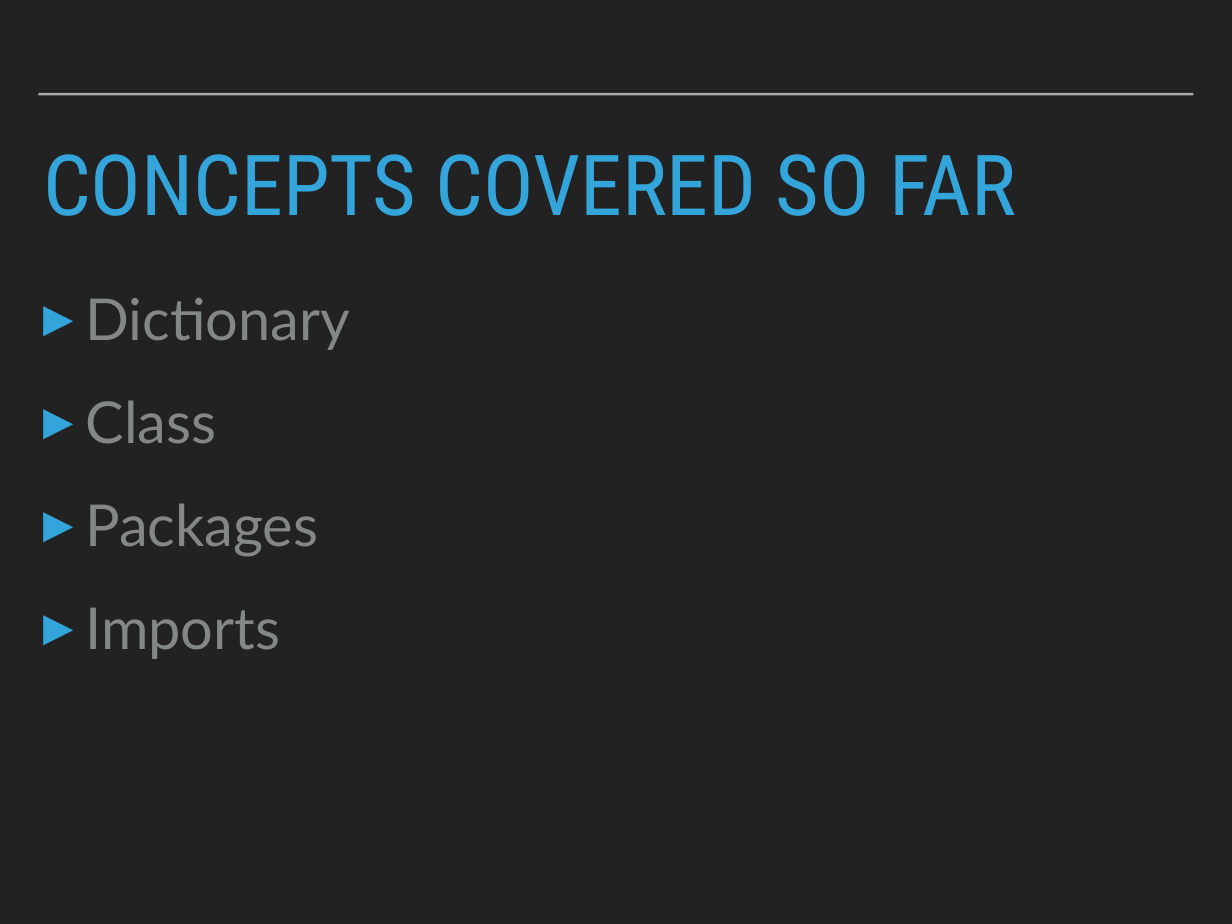
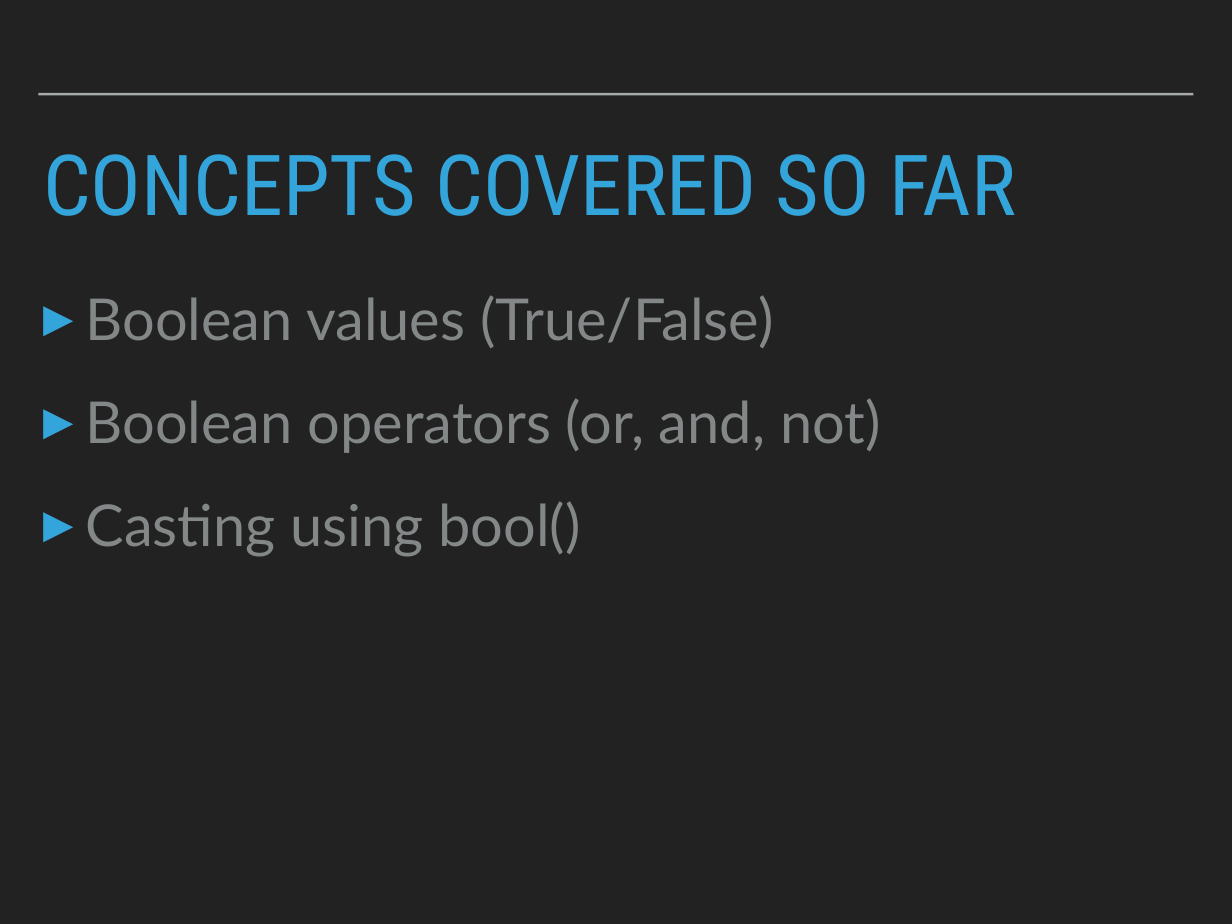
Before and after one commit to robcarrington/python-for-data-science, a slide deck: slide 32 of Session3/Session3_Slides.pptx (slide 70 before the commit). Drawn at 1232x924 pixels with LibreOffice and Linux fonts; fonts in the diff are those of the drawing. Boxes give left, top, right and bottom in pixels: in the first picture for what was removed or moved away, otherwise in the second. Text is boxed around its words. In the diff, an @@ line names an element or a change of style, - is before the commit and + after.

Commit message:
Updated slides

```diff
--- a/Session3/Session3_Slides.pptx
+++ b/Session3/Session3_Slides.pptx
@@ text at bbox=[85, 295, 881, 556]: text changed @@
-▸ Dictionary
-▸ Class
-▸ Packages
-▸ Imports
+▸ Boolean values (True/False)
+▸ Boolean operators (or, and, not)
+▸ Casting using bool()
```
Also in this commit, not shown: 7 other slides changed, 25 slides added, 54 slides removed, 5 other files.
